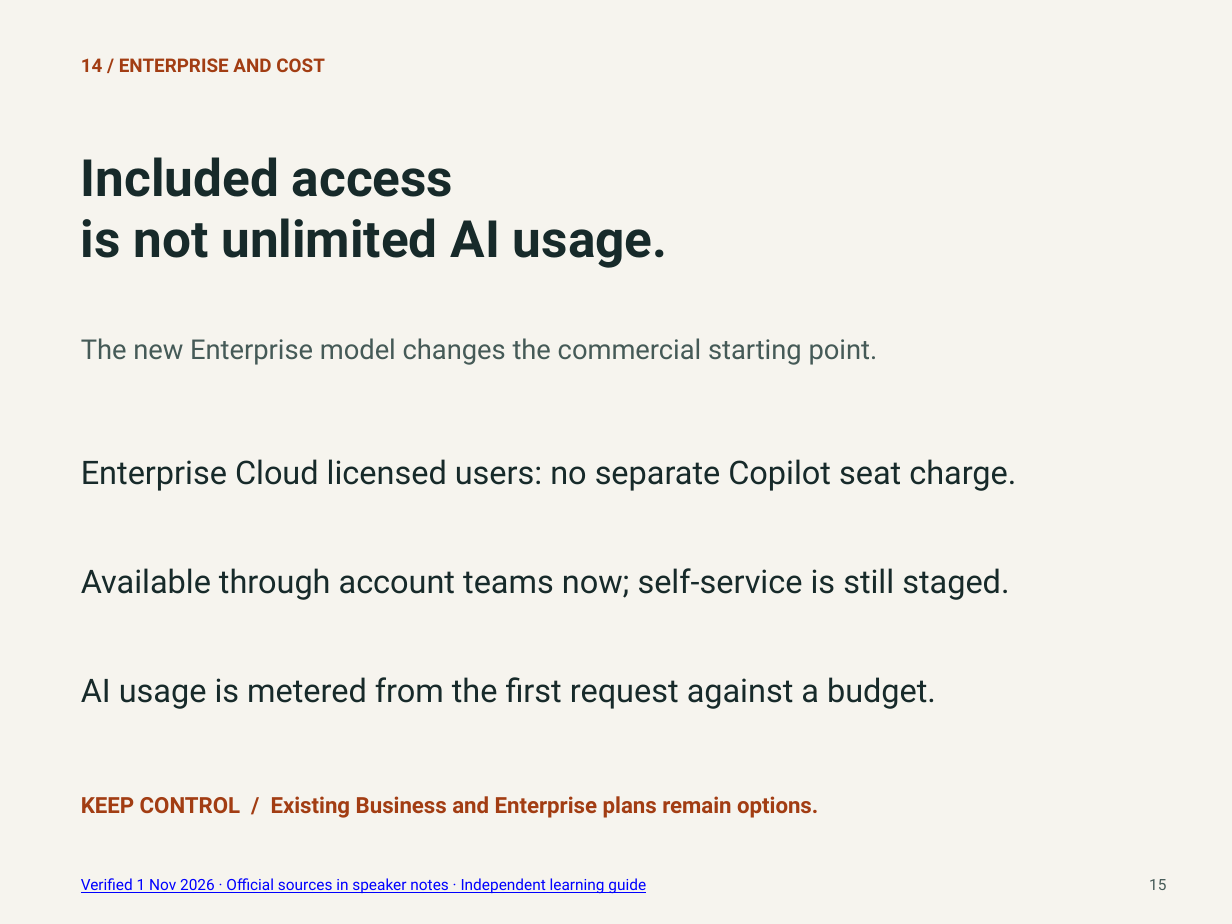
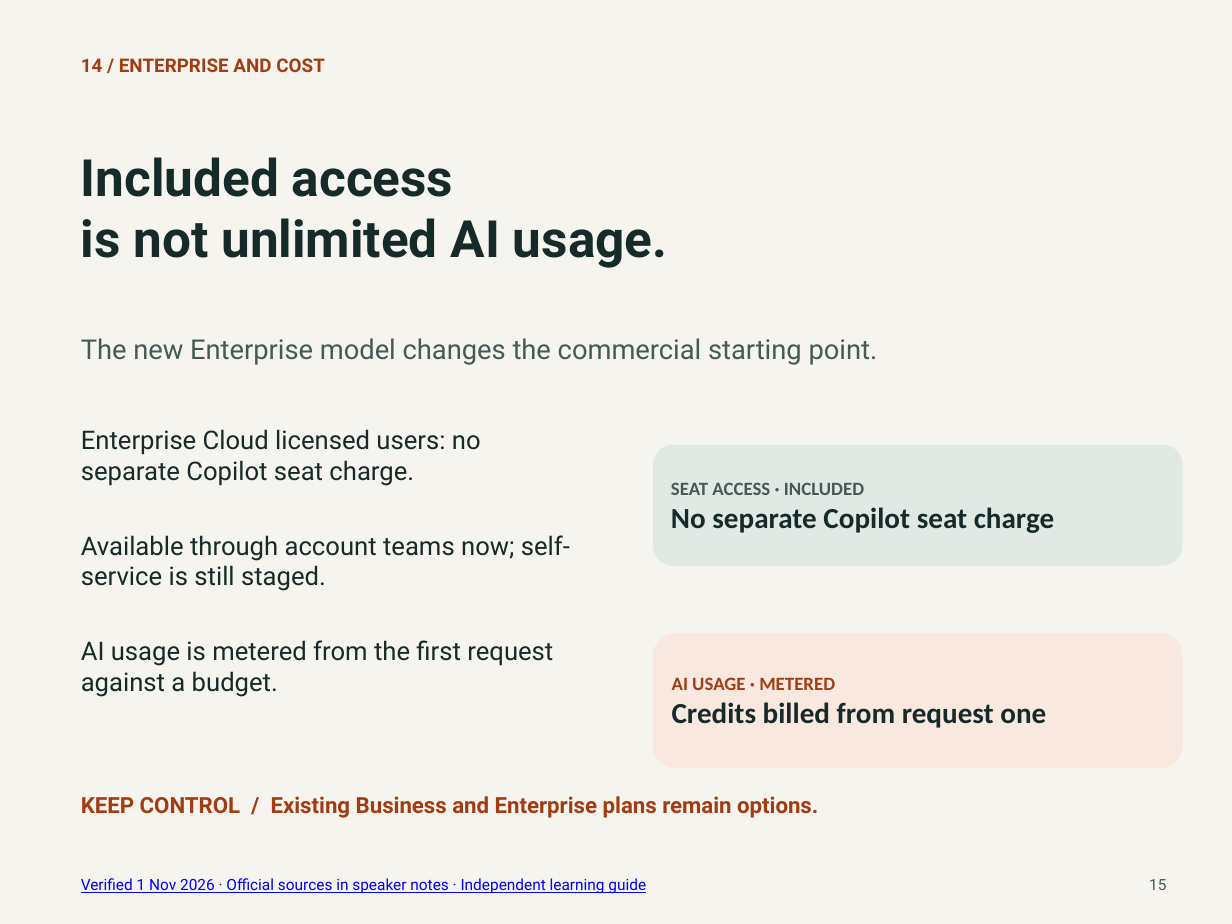
Before and after one commit to ragmha/lab, a slide deck: slide 15 of public/downloads/universe-2026-starter.pptx. Drawn at 1232x924 pixels with LibreOffice and Linux fonts; fonts in the diff are those of the drawing. Boxes give left, top, right and bottom in pixels: in the first picture for what was removed or moved away, otherwise in the second. Text is boxed around its words. In the diff, an @@ line names an element or a change of style, - is before the commit and + after.

```diff
--- a/public/downloads/universe-2026-starter.pptx
+++ b/public/downloads/universe-2026-starter.pptx
@@ text "Enterprise Cloud licensed users: no ...": place and size @@
-text "Enterprise Cloud licensed users: no ..." at (81, 459, 1016, 491)
+text "Enterprise Cloud licensed users: no ..." at (81, 429, 481, 486)
@@ rounded rectangle added at (653, 445, 1183, 565), fill #E1E9E4, 17 pt, text #172A2A, bold @@
+SEAT ACCESS · INCLUDED
+No separate Copilot seat charge
@@ text "Available through account teams now; ...": place and size @@
-text "Available through account teams now; ..." at (81, 568, 1009, 600)
+text "Available through account teams now; ..." at (81, 535, 570, 591)
@@ size 19 to 15 pt in 3 elements at (81, 429, 481, 486), (81, 535, 570, 591), (81, 640, 553, 697) @@
@@ text "AI usage is metered from ...": place and size @@
-text "AI usage is metered from ..." at (81, 677, 936, 709)
+text "AI usage is metered from ..." at (81, 640, 553, 697)
@@ rounded rectangle added at (653, 633, 1183, 768), fill #F8E8DF, 17 pt, text #172A2A, bold @@
+AI USAGE · METERED
+Credits billed from request one
```
Also in this commit, not shown: 12 other slides changed, 17 other files.
